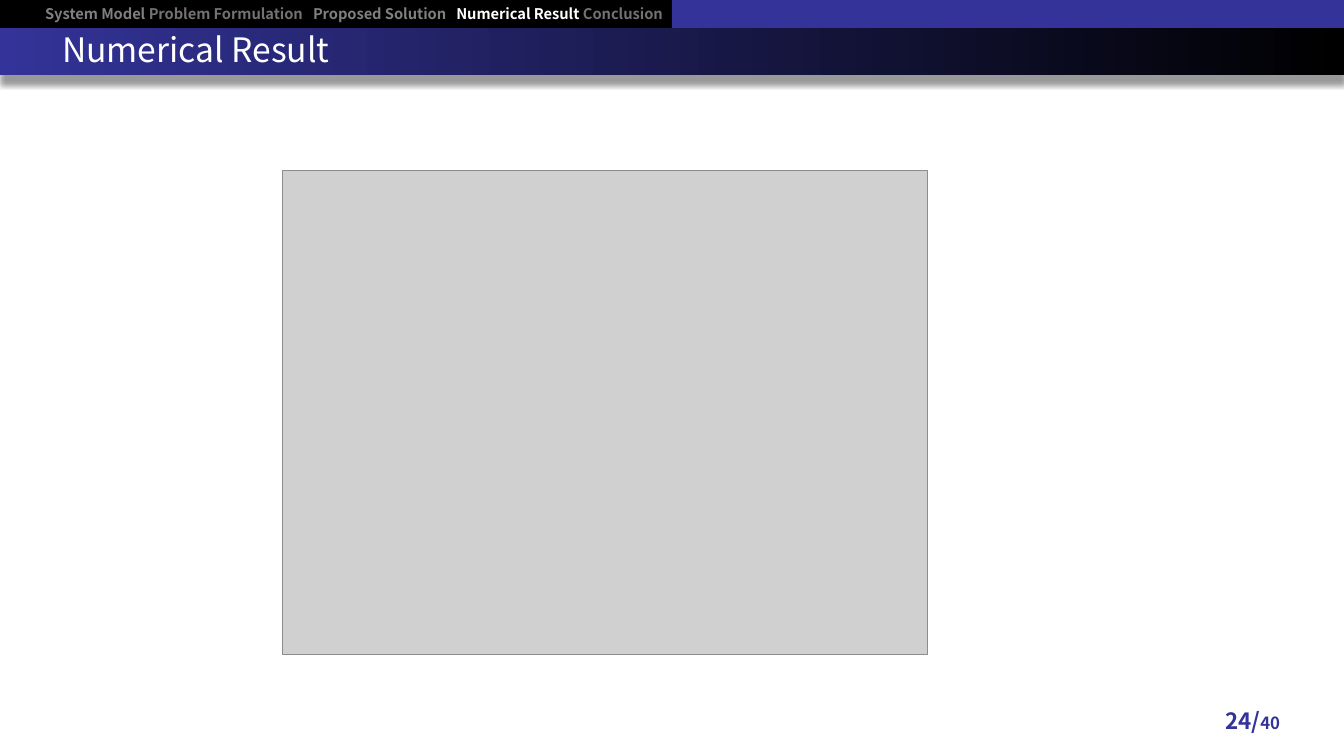
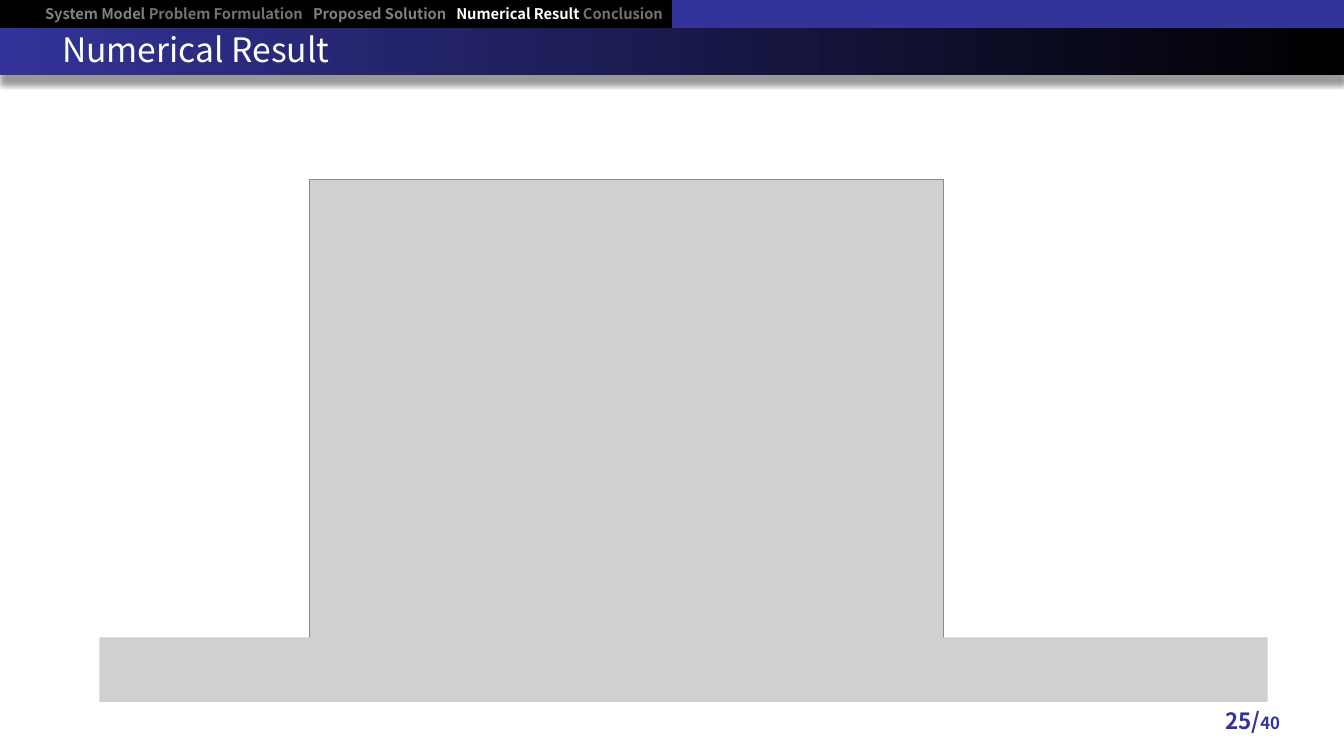
Before and after one commit to RefatHanbat/Presentation-of-SDM, a slide deck: slide 25 of New Problem/Thesis Defense slide.pptx (slide 24 before the commit). Drawn at 1344x756 pixels with LibreOffice and Linux fonts; fonts in the diff are those of the drawing; grey boxes stand for pictures. Boxes give left, top, right and bottom in pixels: in the first picture for what was removed or moved away, otherwise in the second. Text is boxed around its words. In the diff, an @@ line names an element or a change of style, - is before the commit and + after.

```diff
--- a/New Problem/Thesis Defense slide.pptx
+++ b/New Problem/Thesis Defense slide.pptx
@@ picture resized from (x1=283, y1=170, x2=929, y2=654) to (x1=310, y1=179, x2=944, y2=638) @@
@@ picture added at (x1=100, y1=637, x2=1268, y2=702) @@
@@ page number at (x1=1225, y1=711, x2=1280, y2=733): text changed @@
-24/40
+25/40
```
Also in this commit, not shown: 2 other slides changed, 4 slides added, 3 other files.
